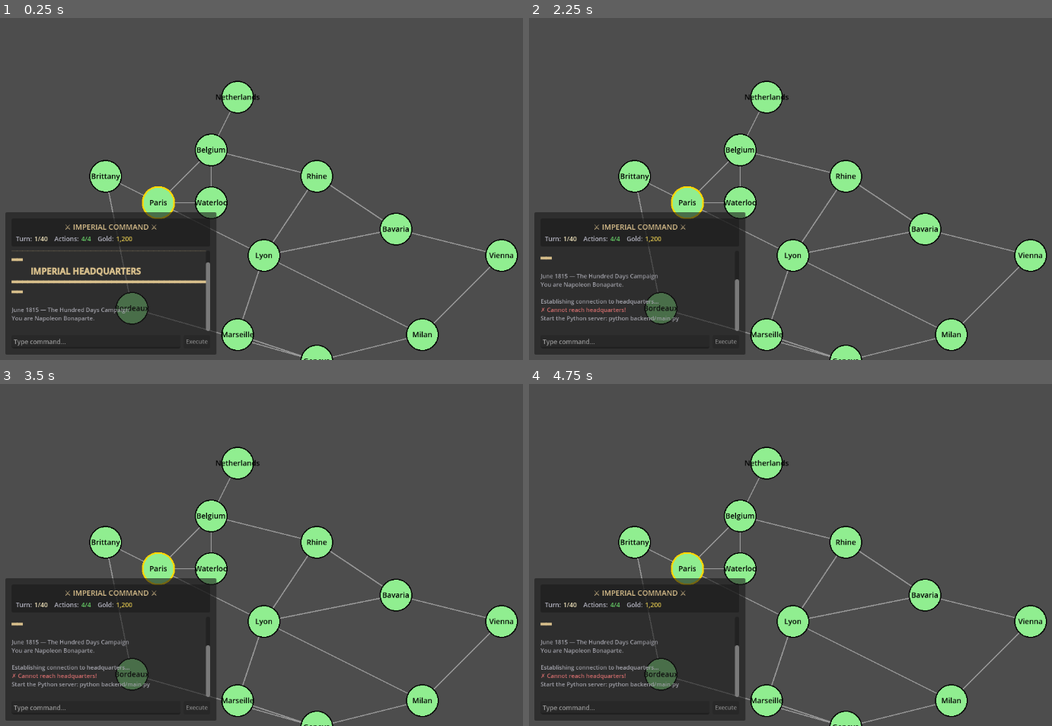
Above: before the commit, frames 1-4 (two rows, left to right).
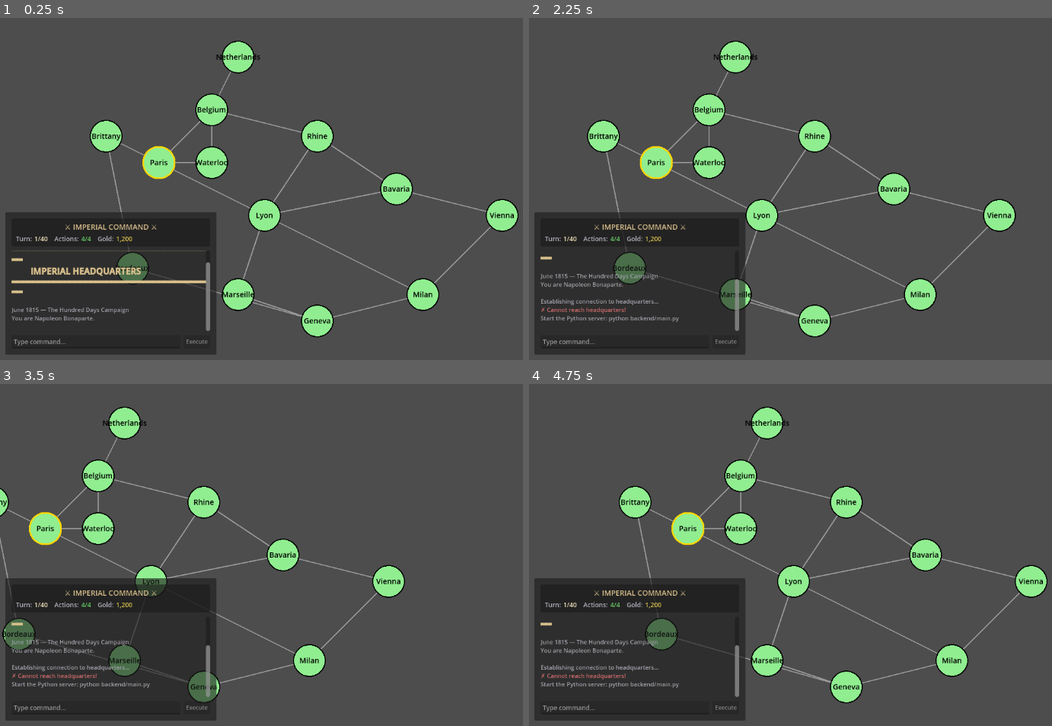
Above: after the commit, the same moments.

Repository: mitchsuch-star/project-sovereign-map
Game: Godot game, scene res://scenes/main.tscn
The game is run twice, just before and just after one commit, with the same random seed, the same clock (stepped at 60 frames per second) and the same inputs.
Inputs (mouse positions are in pixels of both pictures, inside the frame that each line leads up to):
- Up to frame 1 (0.25 s): no input
- Up to frame 2 (2.25 s): tap Enter at 0.5, 2 s; drag from (832, 189) to (895, 113) at 0.52 s; tap Space at 1.25 s; drag from (712, 206) to (800, 257) at 1.27 s; move the mouse to (895, 113) at 2.02 s; hold Right (ui_right) from 2.03 s (still down); click (895, 113) at 2.17 s
- Up to frame 3 (3.5 s): release Right (ui_right) at 2.75 s; drag from (271, 623) to (120, 503) at 2.77 s
- Up to frame 4 (4.75 s): tap Space at 3.5 s; move the mouse to (1015, 606) at 3.52 s; hold Left (ui_left) 3.53-4.25 s; click (1015, 606) at 3.67 s; drag from (649, 503) to (743, 469) at 4.27 s

The runs differ from the first frame. In frame 1, 13% of the frame differs, in the area x 17-100%, y 6-100%; in frame 2, 13%, in the area x 11-100%, y 6-100%; in frame 3, 11%; in frame 4, 13%.

Commit message:
✅ Completed Features:
Combat dice system (Jan 16, 2025)

2d6 + skill modifiers
Critical success/failure
Narrative descriptions (no raw math)
Full test coverage

🐛 Bugs Fixed:

Paris-Waterloo Adjacency

Missing bidirectional adjacency
Davout can now attack Waterloo from Paris

Action Consumption on Failed Commands

Validation now happens BEFORE consuming actions
Players not penalized for reasonable commands

📝 Playtesting Insights Added:

Variance works without killing skill advantage ✅
Narrative descriptions > raw numbers ✅
Combat feels more dramatic ✅
Action economy protection feels fair ✅

📅 Timeline Updated:

Week 1 Day 1-2: ✅ Complete
Next up: Days 3-4 (6-skill system)

Diff:
--- a/godot-client/project-sovereign/scenes/map.gd
+++ b/godot-client/project-sovereign/scenes/map.gd
@@ -19,7 +19,7 @@
 
 # Region adjacencies (from region.py)
 const REGION_CONNECTIONS = {
-	"Paris": ["Belgium", "Brittany", "Lyon"],
+	"Paris": ["Belgium", "Waterloo", "Brittany", "Lyon"],
 	"Belgium": ["Paris", "Netherlands", "Waterloo", "Rhine"],
 	"Netherlands": ["Belgium"],
 	"Waterloo": ["Belgium", "Paris"],
@@ -52,9 +52,33 @@
 var mouse_position: Vector2 = Vector2.ZERO
 var hovered_marshal: Dictionary = {}  # Stores marshal data when hovering
 
+# Camera/zoom control variables
+var zoom_level: float = 1.0
+var target_zoom: float = 1.0
+var min_zoom: float = 0.5
+var max_zoom: float = 2.0
+var pan_offset: Vector2 = Vector2.ZERO
+var is_panning: bool = false
+var pan_start_pos: Vector2 = Vector2.ZERO
+var zoom_tween: Tween = null
+var is_zooming: bool = false
+
+# Pan speeds
+const PAN_SPEED_KEYS: float = 300.0  # pixels per second with arrow keys
+const ZOOM_SPEED: float = 0.1  # zoom increment per wheel notch
+const ZOOM_DURATION: float = 0.2  # seconds for smooth zoom transition
+
 func _ready():
 	# Initialize with starting state
 	_initialize_map()
+
+	# Center camera on map
+	# Map bounds approximately: x(200-950), y(150-650)
+	var map_center = Vector2(575, 400)
+	var viewport_size = size
+	if viewport_size.x > 0 and viewport_size.y > 0:
+		pan_offset = (viewport_size / 2) - map_center
+
 	queue_redraw()
 
 func _initialize_map():
@@ -63,18 +87,52 @@
 	region_controllers = {}
 	region_marshals = {}
 
+func _get_map_mouse_position() -> Vector2:
+	"""Convert screen mouse position to map coordinates accounting for zoom and pan."""
+	return (mouse_position - pan_offset) / zoom_level
+
+func _process(delta: float):
+	"""Handle arrow key panning and continuous zoom redraws."""
+	# Redraw continuously during zoom animation
+	if is_zooming:
+		queue_redraw()
+
+	# Arrow key panning
+	var pan_input = Vector2.ZERO
+
+	# Check arrow key inputs
+	if Input.is_action_pressed("ui_left"):
+		pan_input.x += 1
+	if Input.is_action_pressed("ui_right"):
+		pan_input.x -= 1
+	if Input.is_action_pressed("ui_up"):
+		pan_input.y += 1
+	if Input.is_action_pressed("ui_down"):
+		pan_input.y -= 1
+
+	# Apply panning
+	if pan_input != Vector2.ZERO:
+		pan_offset += pan_input * PAN_SPEED_KEYS * delta
+		queue_redraw()
+
 func _draw():
 	"""Draw the entire map."""
 	# Reset hovered marshal at start of each frame
 	hovered_marshal = {}
 
+	# Apply camera transformations (pan and zoom)
+	draw_set_transform(pan_offset, 0.0, Vector2(zoom_level, zoom_level))
+
 	# Draw connections first (so they're behind regions)
 	_draw_connections()
 
 	# Draw regions
 	_draw_regions()
 
-	# Draw tooltip last (on top of everything)
+	# Reset transform for UI elements (tooltip in screen space)
+	draw_set_transform(Vector2.ZERO, 0.0, Vector2.ONE)
+
+	# Draw tooltip last (on top of everything, in screen space)
 	if hovered_marshal.size() > 0:
 		_draw_tooltip()
 
@@ -173,25 +231,55 @@
 
 		# HOVER DETECTION - Check if mouse is over this icon
 		var icon_rect = Rect2(icon_pos, icon_size)
-		if icon_rect.has_point(mouse_position):
+		var map_mouse_pos = _get_map_mouse_position()
+		if icon_rect.has_point(map_mouse_pos):
 			# Store hovered marshal data for tooltip
 			hovered_marshal = marshal
 
 func _gui_input(event):
-	"""Handle clicks and mouse motion."""
+	"""Handle clicks, mouse motion, zoom, and pan."""
 	# Track mouse position for hover detection
 	if event is InputEventMouseMotion:
 		mouse_position = event.position
-		queue_redraw()  # Redraw to update tooltip
+
+		# Handle middle mouse drag for panning
+		if is_panning:
+			var delta = event.position - pan_start_pos
+			pan_offset += delta
+			pan_start_pos = event.position
+
+		queue_redraw()  # Redraw to update tooltip/pan
+
+	# Handle mouse button events
+	if event is InputEventMouseButton and event.pressed:
+		# Mouse wheel zoom
+		if event.button_index == MOUSE_BUTTON_WHEEL_UP:
+			_zoom_at_point(event.position, 1 + ZOOM_SPEED)
+			return
+		elif event.button_index == MOUSE_BUTTON_WHEEL_DOWN:
+			_zoom_at_point(event.position, 1 - ZOOM_SPEED)
+			return
+
+		# Middle mouse button for panning
+		elif event.button_index == MOUSE_BUTTON_MIDDLE:
+			is_panning = true
+			pan_start_pos = event.position
+			return
+
+	# Handle mouse button release
+	if event is InputEventMouseButton and not event.pressed:
+		if event.button_index == MOUSE_BUTTON_MIDDLE:
+			is_panning = false
+			return
 
 	# Handle region clicks
 	if event is InputEventMouseButton and event.pressed and event.button_index == MOUSE_BUTTON_LEFT:
-		var click_pos = event.position
+		var map_click_pos = _get_map_mouse_position()
 
 		# Check which region was clicked
 		for region_name in REGION_POSITIONS:
 			var region_pos = REGION_POSITIONS[region_name]
-			var distance = click_pos.distance_to(region_pos)
+			var distance = map_click_pos.distance_to(region_pos)
 
 			if distance <= 30:  # Within region circle
 				_on_region_clicked(region_name)
@@ -202,6 +290,39 @@
 	print("Clicked region: ", region_name)
 	# TODO: Emit signal to main script
 	# emit_signal("region_selected", region_name)
+
+func _zoom_at_point(point: Vector2, zoom_factor: float):
+	"""Zoom smoothly at a specific point (keeps point under cursor)."""
+	var new_zoom = clamp(zoom_level * zoom_factor, min_zoom, max_zoom)
+
+	if new_zoom == zoom_level:
+		return  # Already at limit
+
+	# Calculate the point in map coordinates before zoom
+	var map_point_before = (point - pan_offset) / zoom_level
+
+	# Kill existing zoom tween
+	if zoom_tween:
+		zoom_tween.kill()
+
+	# Set zooming flag for continuous redraws
+	is_zooming = true
+
+	# Create smooth zoom transition
+	zoom_tween = create_tween()
+	zoom_tween.set_parallel(true)
+
+	# Animate zoom
+	zoom_tween.tween_property(self, "zoom_level", new_zoom, ZOOM_DURATION).set_trans(Tween.TRANS_QUAD).set_ease(Tween.EASE_OUT)
+
+	# Adjust pan to keep the point under cursor
+	var map_point_after = (point - pan_offset) / new_zoom
+	var pan_adjustment = (map_point_after - map_point_before) * new_zoom
+	var new_pan = pan_offset + pan_adjustment
+	zoom_tween.tween_property(self, "pan_offset", new_pan, ZOOM_DURATION).set_trans(Tween.TRANS_QUAD).set_ease(Tween.EASE_OUT)
+
+	# Clear zooming flag when finished
+	zoom_tween.finished.connect(func(): is_zooming = false)
 
 func _draw_tooltip():
 	"""Draw tooltip panel showing marshal details."""
Not shown, changed: backend/commands/executor.py
Not shown, changed: backend/game_logic/combat.py
Not shown, changed: backend/models/marshal.py
Not shown, changed: backend/models/region.py
